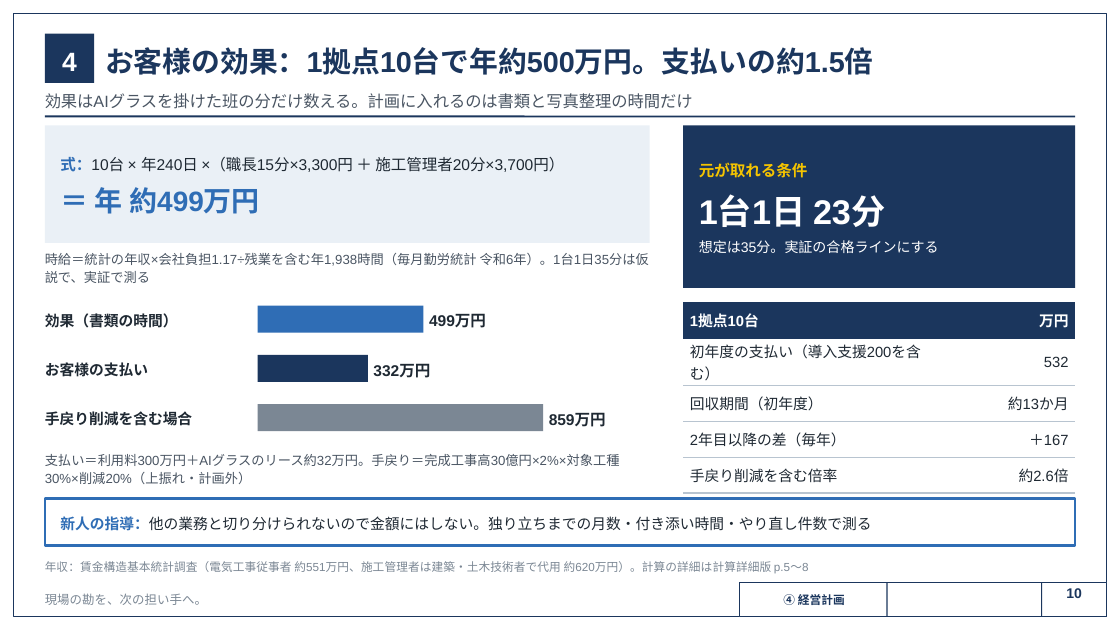
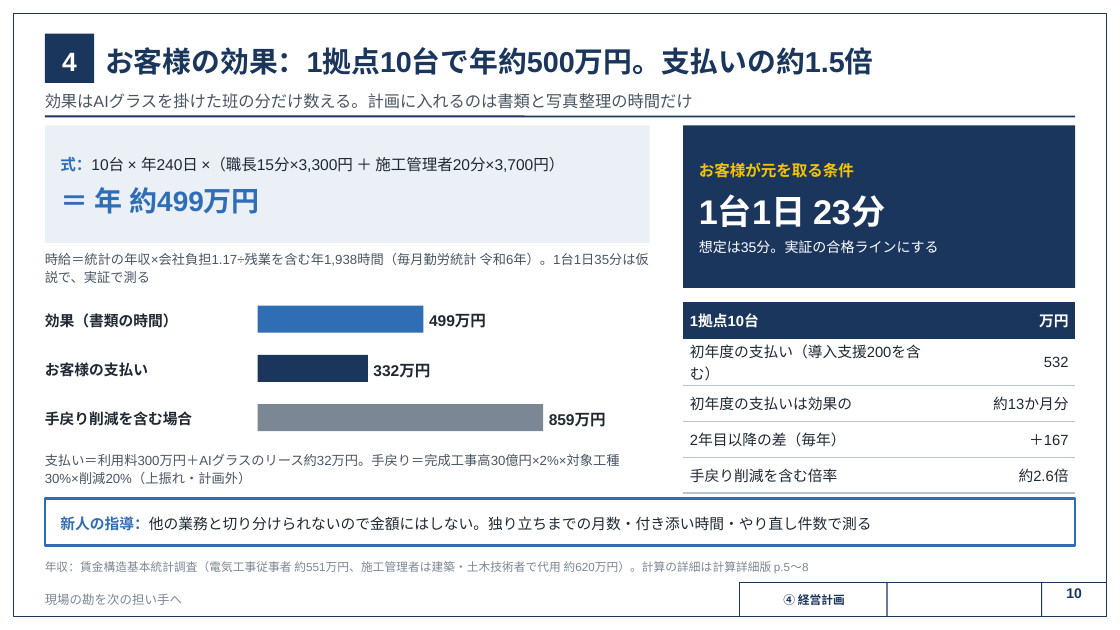
Before and after one commit to SEITOSHIKI/-ai-commute-audio-, a slide deck: slide 10 of deck/カンツギ_事業計画書_16枚版.pptx. Drawn at 1120x630 pixels with LibreOffice and Linux fonts; fonts in the diff are those of the drawing; background and template pictures are left out. Boxes give left, top, right and bottom in pixels: in the first picture for what was removed or moved away, otherwise in the second. Text is boxed around its words. In the diff, an @@ line names an element or a change of style, - is before the commit and + after.

```diff
--- a/deck/カンツギ_事業計画書_16枚版.pptx
+++ b/deck/カンツギ_事業計画書_16枚版.pptx
@@ text at [699, 162, 854, 178]: text changed @@
-元が取れる条件
+お客様が元を取る条件
@@ table at [683, 302, 1075, 486] @@
-row 3, column 1: 回収期間（初年度）
+row 3, column 1: 初年度の支払いは効果の
-row 3, column 2: 約13か月
+row 3, column 2: 約13か月分
@@ text at [45, 593, 182, 605]: text changed @@
-現場の勘を、次の担い手へ。
+現場の勘を次の担い手へ
```
Also in this commit, not shown: 15 other slides changed, 20 other files.
